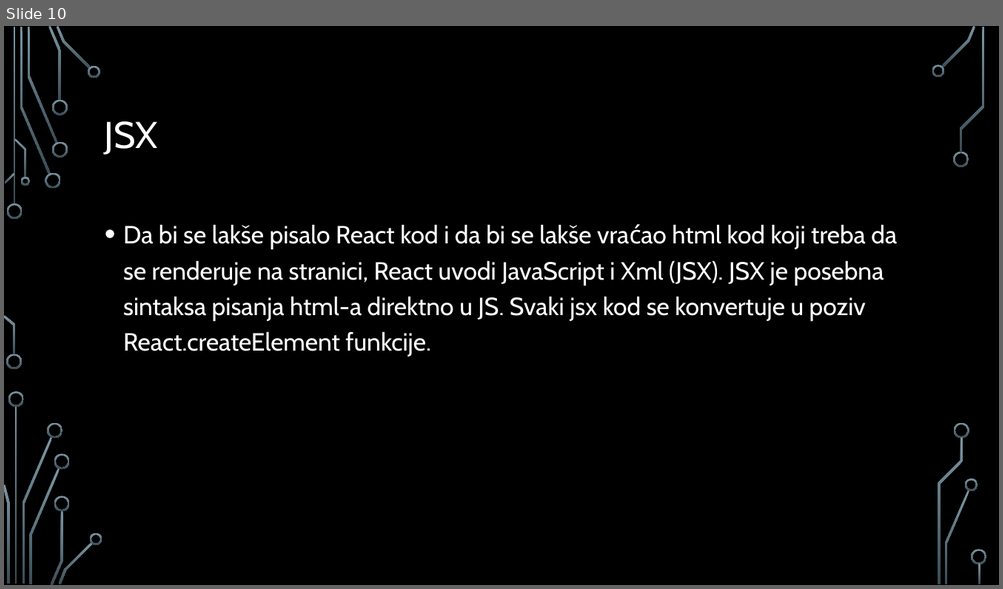
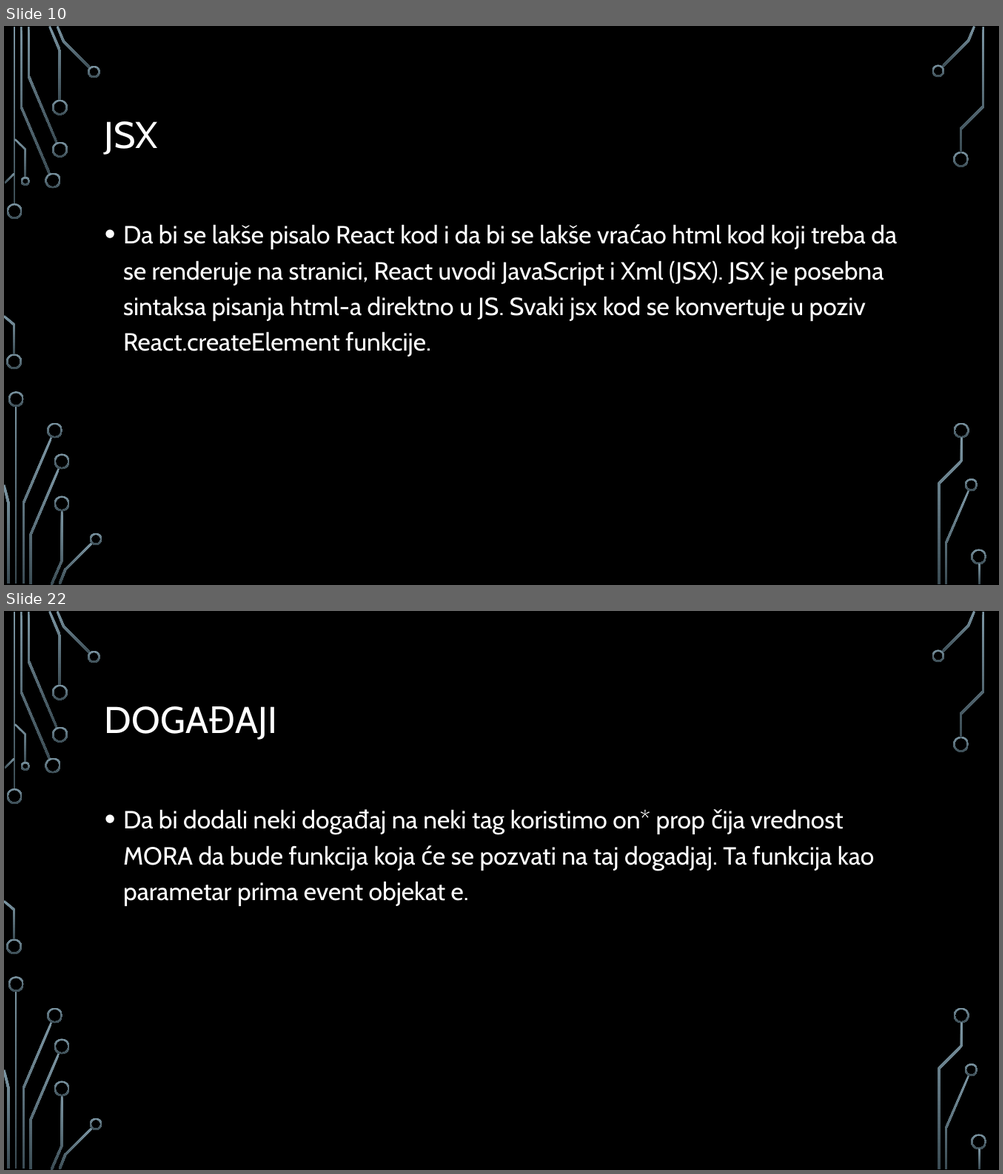
Before and after one commit to MihajloMilojevic/Sekcija, a slide deck: React/React - prezentacija.pptx. Shown one above the other, each under a label of ours: slide 10 before the commit, slides 10 and 22 after it; the slides between them are not shown. The pictures are 1003x589 and 1003x1174 pixels, drawn with LibreOffice and Linux fonts; fonts in the diff are those of the drawing; background and template pictures are left out. Boxes give left, top, right and bottom in pixels: in the first picture for what was removed or moved away, otherwise in the second. Text is boxed around its words. In the diff, an @@ line names an element or a change of style, - is before the commit and + after.

```diff
--- a/React/React - prezentacija.pptx
+++ b/React/React - prezentacija.pptx
@@ slide 22 added at [4,611,999,1170], background picture (left out); not listed: 36 template elements that a slide beside it also shows @@
@@ title added at [97,662,905,783], 36 pt, text #FFFFFF @@
+DOGAĐAJI
@@ text added at [123,809,874,906], 24 pt, text #FFFFFF @@
+• Da bi dodali neki događaj na neki tag koristimo on* prop čija vrednost MORA da bude funkcija koja će se pozvati na taj dogadjaj. Ta funkcija kao parametar prima event objekat e.
```
Also in this commit, not shown: 17 other slides added, 5 other files.
